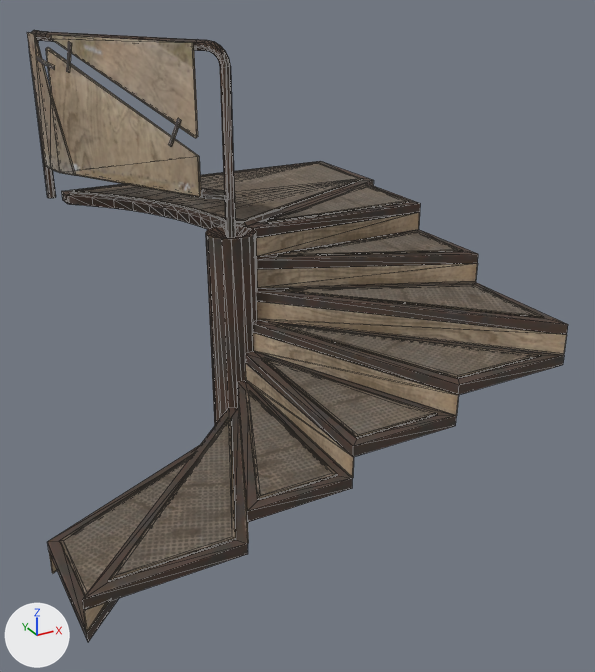
The glTF model public/models/spiral-stairs.metal.glb, before and after one commit.
Rendered twice from a 50 mm camera at (-1.95, -4.38, 2.91) aimed at (0.3, -0.29, 0.87). Arrows for +X, +Y and +Z are at lower left; the lights stay in place. The picture after the commit comes second. Mesh edges are drawn as thin lines. Vertices at exactly the same position are counted once.

Script lines for the objects in view, before the commit:
```python
me_spiral_stairs_metal = bpy.data.meshes.new('spiral-stairs.metal')
me_spiral_stairs_metal.from_pydata(...)  # 780 vertices, 1420 faces; spans x -1.4..1.5, y -1.41..1.53, z 0.0..2.58
me_spiral_stairs_metal.materials.append(mat_atlas_wood_stone_metal)
ob_spiral_stairs_metal = bpy.data.objects.new('spiral-stairs.metal', me_spiral_stairs_metal)
ob_spiral_stairs_metal.location = (0.0, 0.0, 0.0)
```
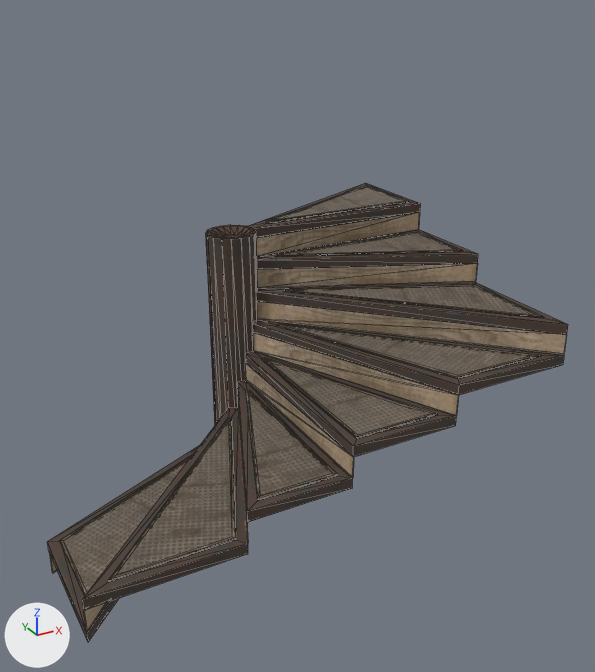
Edits to the scene script, one JSON object a line:
```json
{"block": "me_spiral_stairs_metal", "where": "# used by ob_spiral_stairs_metal; location = (0.0, 0.0, 0.0)"}
{"op": "remove", "block": "me_spiral_stairs_metal", "code": "me_spiral_stairs_metal.from_pydata(...)  # 780 vertices, 1420 faces; spans x -1.4..1.5, y -1.41..1.53, z 0.0..2.58"}
{"op": "add", "block": "me_spiral_stairs_metal", "code": "me_spiral_stairs_metal.from_pydata(...)  # 373 vertices, 700 faces; spans x -1.4..1.4, y -1.41..0.67, z 0.0..1.51"}
{"block": "me_spiral_stairs_metal", "change": "me_spiral_stairs_metal part 1: 13 loose pieces with 335 vertices, spanning x -0.76..1.43, y -0.03..1.53, z 1.44..2.58, are deleted"}
{"block": "me_spiral_stairs_metal", "change": "me_spiral_stairs_metal part 2"}
{"block": "me_spiral_stairs_metal", "change": "72 vertices are removed from x -0.63..1.5, y 0.06..1.5, z 1.44..1.5"}
{"block": "me_spiral_stairs_metal", "change": "167 faces are deleted"}
{"block": "me_spiral_stairs_metal", "change": "23 new faces join them"}
```

Changed parts and their boxes (x1, y1, x2, y2) in the pictures (595 x 672 px):
```json
{"object": "spiral-stairs.metal", "change": "reshaped", "before": [27, 30, 568, 642], "after": [48, 183, 568, 642], "on screen": "25% shorter"}
{"part": 1, "of": "me_spiral_stairs_metal", "change": "deleted", "before": [27, 30, 363, 238], "on screen": "brown"}
{"part": 2, "of": "me_spiral_stairs_metal", "change": "cut back", "before": [62, 161, 374, 229], "after": [213, 183, 366, 228]}
```
